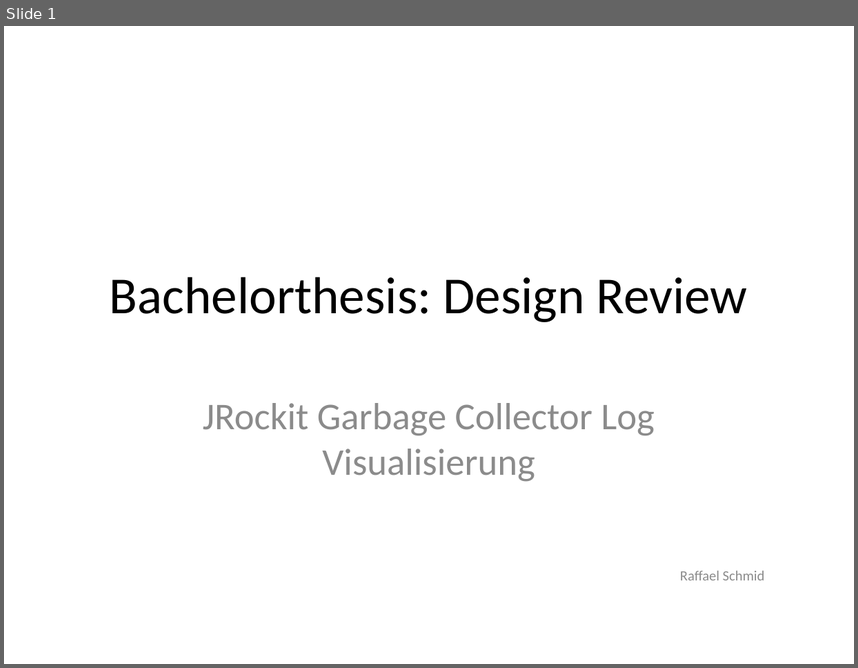
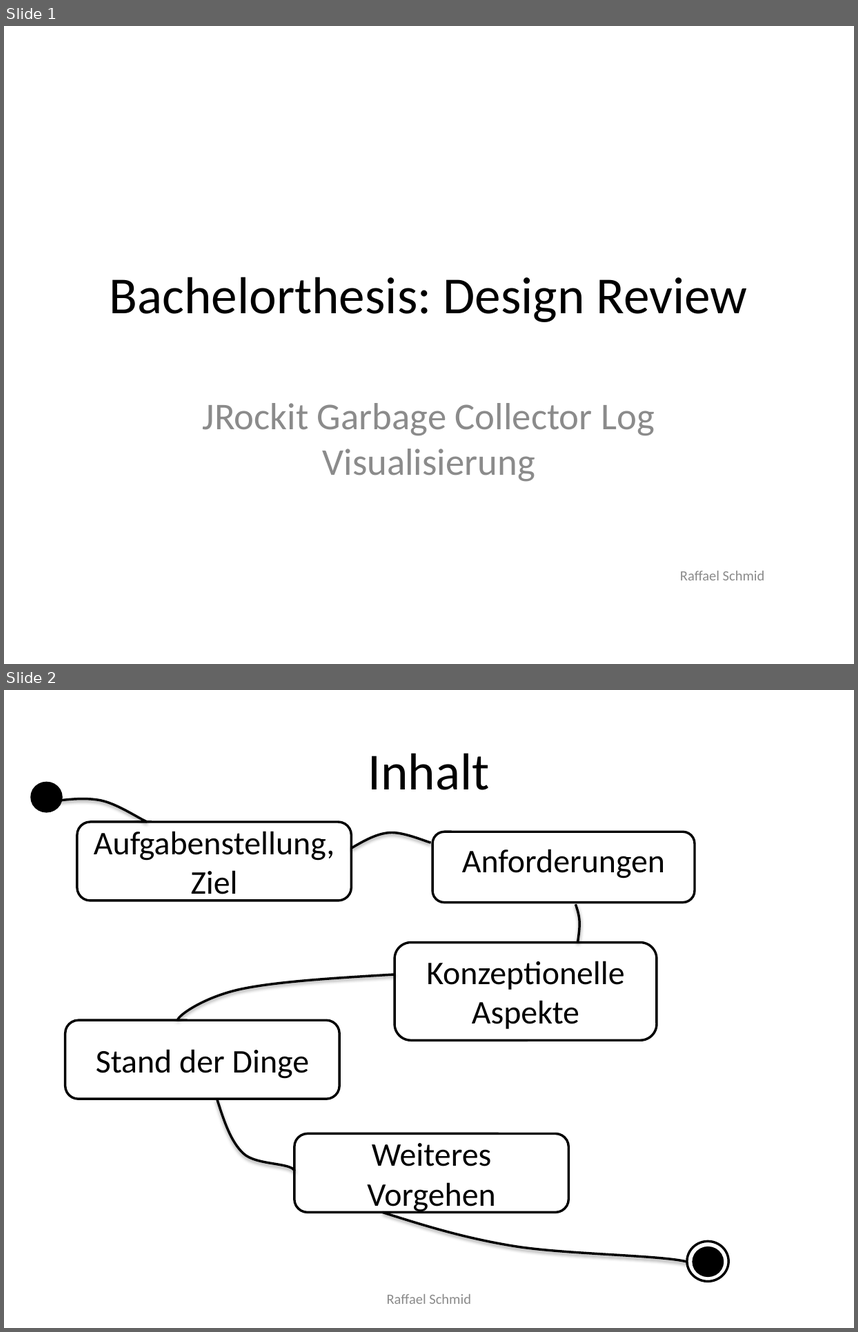
Before and after one commit to raffaelschmid/bachelorthesis, a slide deck: Dokumentation/Praesentation Design Review/rschmid_bachelorthesis_designreview_prasentation.pptx. Shown one above the other, each under a label of ours: slide 1 before the commit, slides 1 and 2 after it. The pictures are 858x668 and 858x1332 pixels, drawn with LibreOffice and Linux fonts; fonts in the diff are those of the drawing. Boxes give left, top, right and bottom in pixels: in the first picture for what was removed or moved away, otherwise in the second. Text is boxed around its words. In the diff, an @@ line names an element or a change of style, - is before the commit and + after.

```diff
--- a/Dokumentation/Praesentation Design Review/rschmid_bachelorthesis_designreview_prasentation.pptx
+++ b/Dokumentation/Praesentation Design Review/rschmid_bachelorthesis_designreview_prasentation.pptx
@@ slide 2 added at [4,690,854,1328], background #FFFFFF @@
@@ title added at [368,753,490,790], 44 pt, text #000000 @@
+Inhalt
@@ ellipse added at [32,782,62,811], fill #000000, outline #000000 2 pt @@
@@ freeform shape added at [47,797,147,822], outline #000000 2 pt @@
@@ rounded rectangle added at [77,822,352,900], fill #FFFFFF, outline #000000 2 pt, 28 pt, text #000000 @@
+Aufgabenstellung, Ziel
@@ freeform shape added at [352,832,432,848], outline #000000 2 pt @@
@@ rounded rectangle added at [432,832,694,903], fill #FFFFFF, outline #000000 2 pt, 28 pt, text #000000 @@
+Anforderungen
@@ freeform shape added at [575,904,579,943], outline #000000 2 pt @@
@@ rounded rectangle added at [395,943,657,1041], fill #FFFFFF, outline #000000 2 pt, 28 pt, text #000000 @@
+Konzeptionelle Aspekte
@@ freeform shape added at [177,974,394,1020], outline #000000 2 pt @@
@@ rounded rectangle added at [65,1020,340,1098], fill #FFFFFF, outline #000000 2 pt, 28 pt, text #000000 @@
+Stand der Dinge
@@ freeform shape added at [217,1099,294,1171], outline #000000 2 pt @@
@@ rounded rectangle added at [294,1134,569,1212], fill #FFFFFF, outline #000000 2 pt, 28 pt, text #000000 @@
+Weiteres Vorgehen
@@ freeform shape added at [382,1212,686,1261], outline #000000 2 pt @@
@@ ellipse added at [686,1241,728,1281], outline #000000 2 pt @@
@@ ellipse added at [693,1248,722,1276], fill #000000, outline #000000 2 pt @@
@@ text added at [387,1294,471,1303], 12 pt, text #8C8C8C @@
+Raffael Schmid
```
Also in this commit, not shown: 1 slide changed, 13 other slides added, 9 other files.
